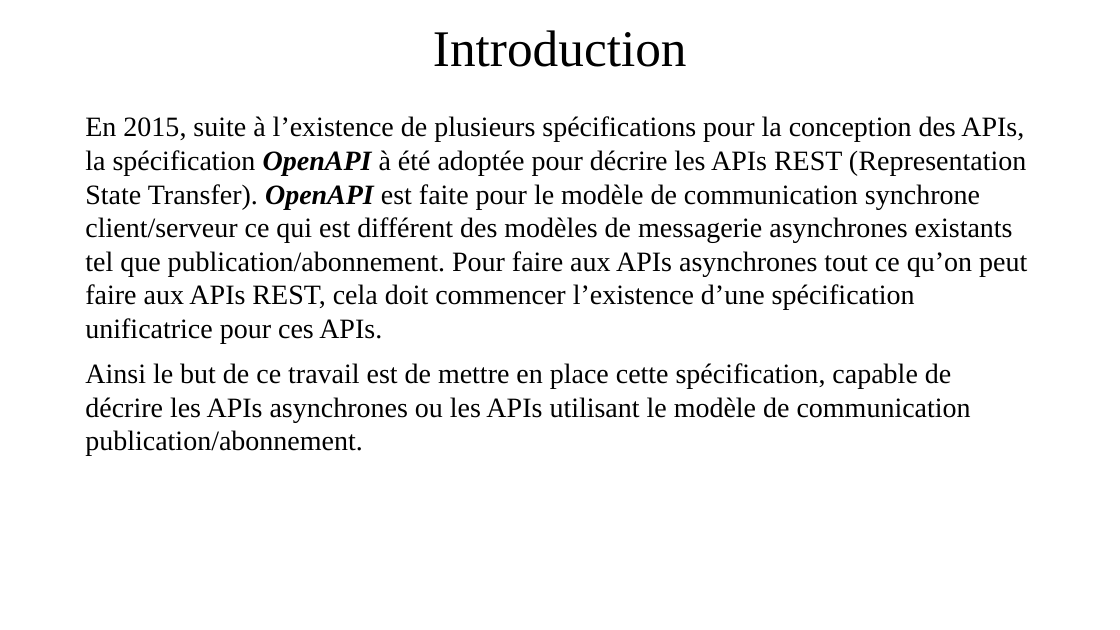
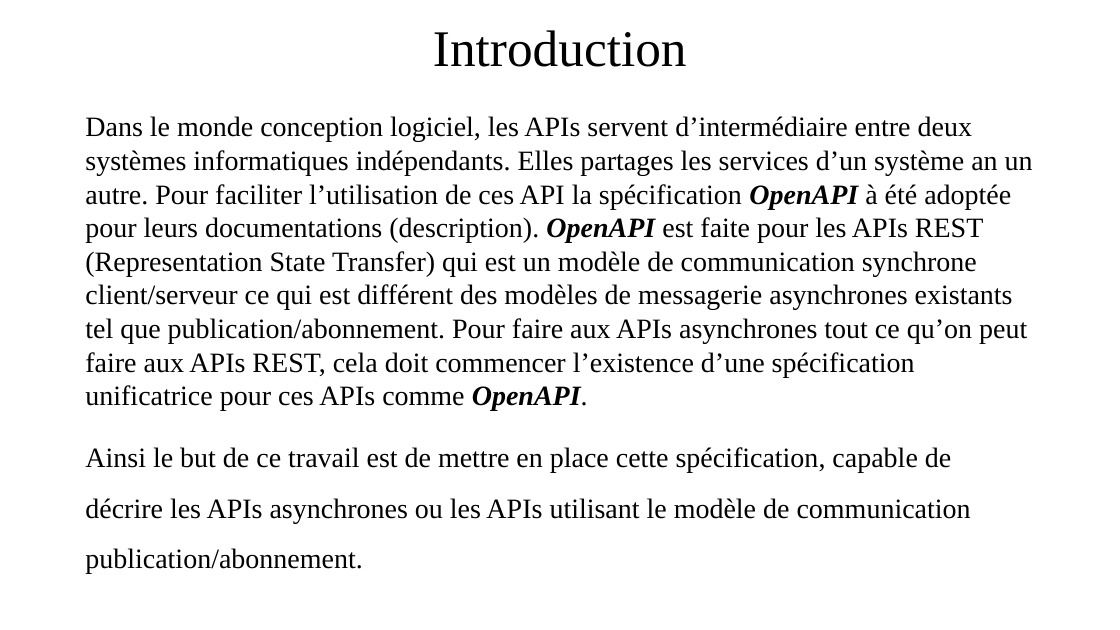
Before and after one commit to OA-Souleymane/MyGitHub-Files, a slide deck: slide 7 of Chapitres/mémoire/PrésentationMémoire.pptx (slide 2 before the commit). Drawn at 1120x630 pixels with LibreOffice and Linux fonts; fonts in the diff are those of the drawing. Boxes give left, top, right and bottom in pixels: in the first picture for what was removed or moved away, otherwise in the second. Text is boxed around its words. In the diff, an @@ line names an element or a change of style, - is before the commit and + after.

```diff
--- a/Chapitres/mémoire/PrésentationMémoire.pptx
+++ b/Chapitres/mémoire/PrésentationMémoire.pptx
@@ text at <box>85,116,1033,411</box>: text changed @@
-En 2015, suite à l’existence de plusieurs spécifications pour la conception des APIs, la spécification OpenAPI à été adoptée pour décrire les APIs REST (Representation State Transfer). OpenAPI est faite pour le modèle de communication synchrone client/serveur ce qui est différent des modèles de messagerie asynchrones existants tel que publication/abonnement. Pour faire aux APIs asynchrones tout ce qu’on peut faire aux APIs REST, cela doit commencer l’existence d’une spécification unificatrice pour ces APIs.
+Dans le monde conception logiciel, les APIs servent d’intermédiaire entre deux systèmes informatiques indépendants. Elles partages les services d’un système an un autre. Pour faciliter l’utilisation de ces API la spécification OpenAPI à été adoptée pour leurs documentations (description). OpenAPI est faite pour les APIs REST (Representation State Transfer) qui est un modèle de communication synchrone client/serveur ce qui est différent des modèles de messagerie asynchrones existants tel que publication/abonnement. Pour faire aux APIs asynchrones tout ce qu’on peut faire aux APIs REST, cela doit commencer l’existence d’une spécification unificatrice pour ces APIs comme OpenAPI.
@@ text at <box>85,447,971,574</box>: line spacing 1 to 1.5 @@
```
Also in this commit, not shown: 6 other slides changed, 11 slides added, 6 other files.
